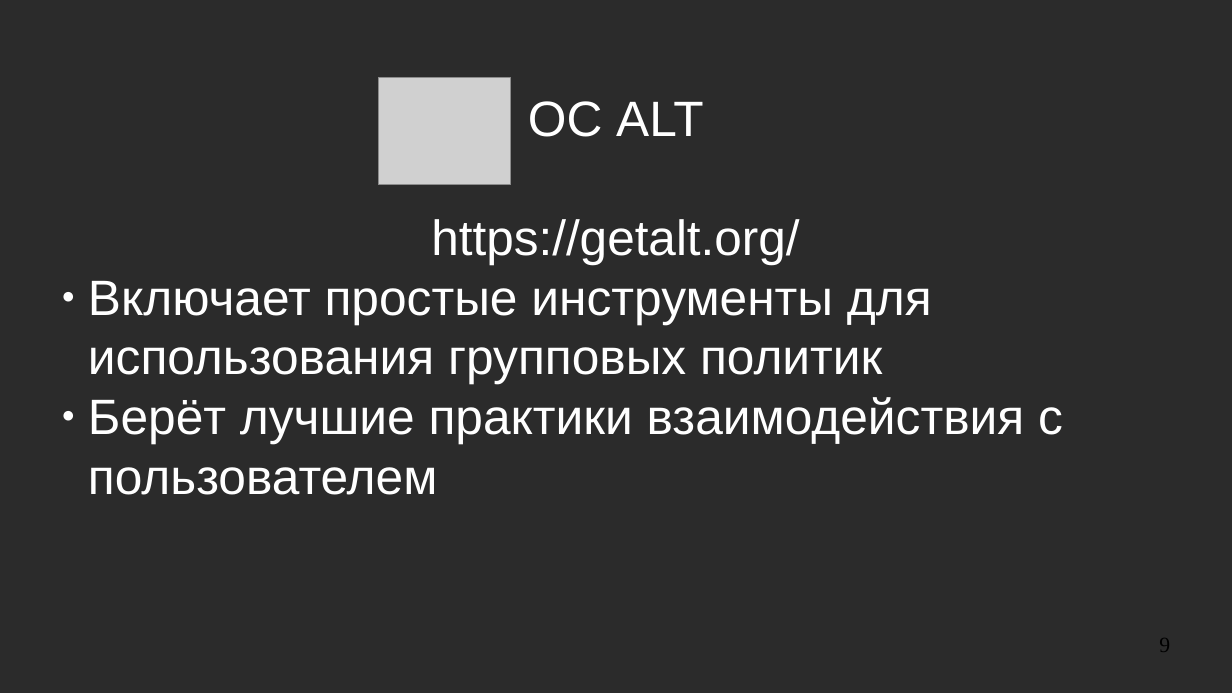
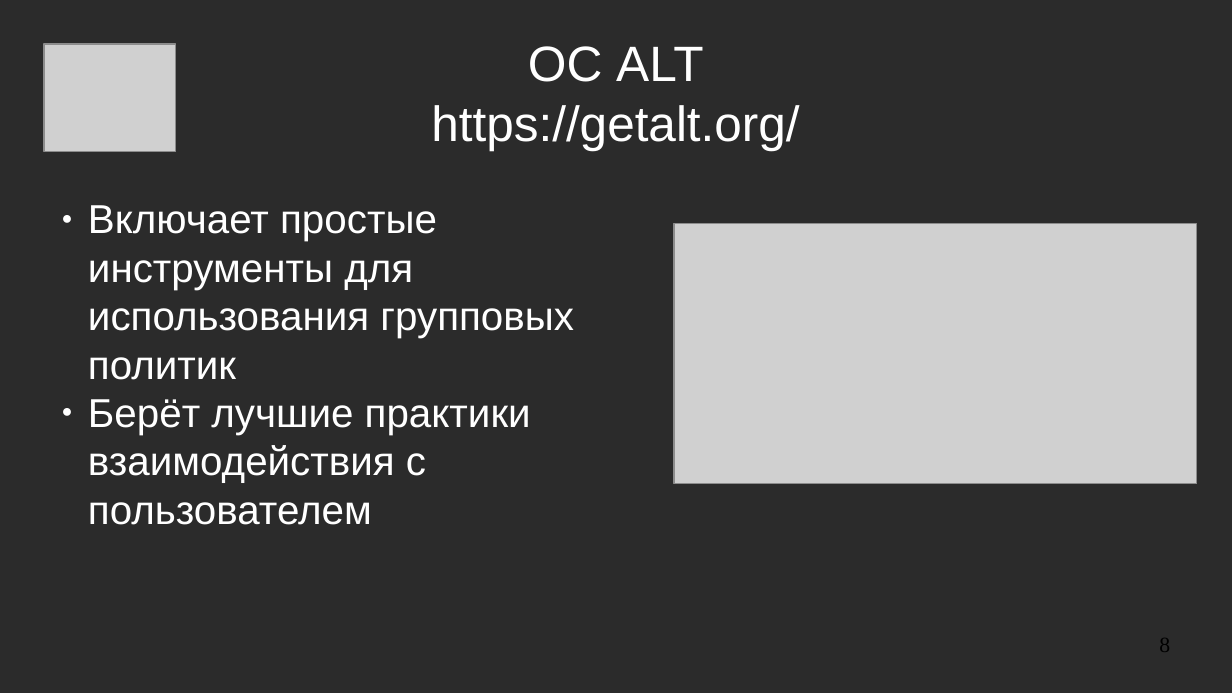
Before and after one commit to NIR-Ginko/presentations, a slide deck: slide 8 of 2020-11-05 Group Policies in ALT/abstract.odp (slide 9 before the commit). Drawn at 1232x693 pixels with LibreOffice and Linux fonts; fonts in the diff are those of the drawing; grey boxes stand for pictures; background and template pictures are left out; a plain dark background stands for a picture behind light text. Boxes give left, top, right and bottom in pixels: in the first picture for what was removed or moved away, otherwise in the second. Text is boxed around its words. In the diff, an @@ line names an element or a change of style, - is before the commit and + after.

```diff
--- a/2020-11-05 Group Policies in ALT/abstract.odp
+++ b/2020-11-05 Group Policies in ALT/abstract.odp
@@ picture: place and size @@
-picture at (379, 77, 511, 184)
+picture at (44, 44, 176, 151)
@@ title added at (431, 46, 799, 151), 31.9 pt, text #FFFFFF @@
+ОС ALT
+https://getalt.org/
@@ subtitle at (431, 101, 799, 265): paragraphs removed @@
-ОС ALT
-https://getalt.org/
@@ subtitle "Включает простые инструменты для использования ...": place and size @@
-subtitle "Включает простые инструменты для использования ..." at (88, 101, 1063, 495)
+subtitle "Включает простые инструменты для использования ..." at (88, 205, 574, 525)
@@ subtitle "Включает простые инструменты для использования ..." at (88, 205, 574, 525): size 32 to 26 pt @@
@@ picture added at (674, 224, 1197, 484) @@
@@ page number at (1159, 638, 1170, 652): text changed @@
-9
+8
```
Also in this commit, not shown: 4 other slides changed, 1 slide removed.
